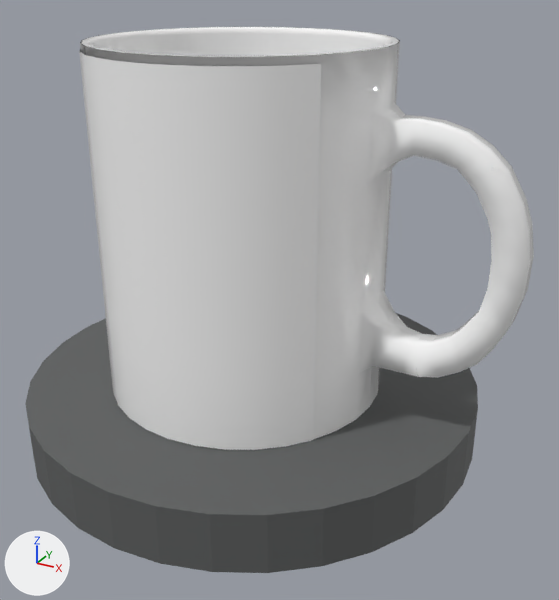
An edit to the glTF model Texturas.glb, drawn before and after from the same camera.
Before and after are seen from a 50 mm camera at (2.69, -2.88, 2.09) aimed at (1.12, -0.02, 0.67). Lighting does not change. The marker at lower left points along +X, +Y and +Z. The older version comes first. Where no turn or scale is listed for an object, it has been applied to the vertices.

Objects in the first picture: 'Cilindro', 'Cilindro.001'.
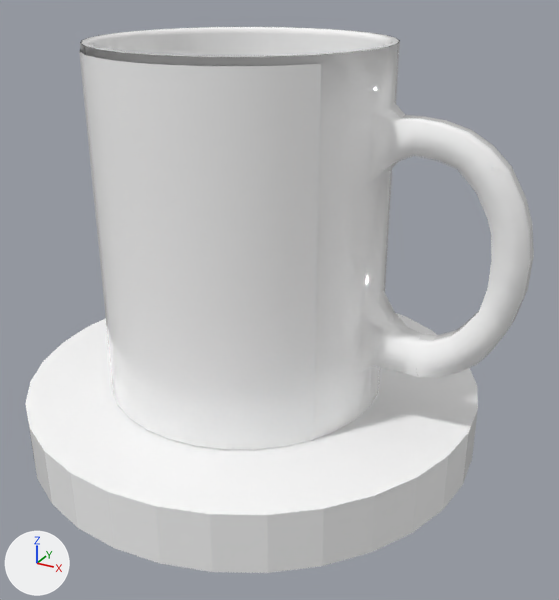
Location of each change, (x1, y1, x2, y2) in pixels of the pictures (559 x 600 px):
'Cilindro', recoloured (dark grey to white): (25, 313, 478, 573) in both

The change, as a diff of the scene's bpy script:
```diff
--- a/Texturas.glb.py
+++ b/Texturas.glb.py
@@ mat_cor_base @@
 mat_cor_base = principled_material('Cor_Base.')
-mat_cor_base.base_color = (0.108, 0.113, 0.113)  # dark grey #5c5e5e
+mat_cor_base.base_color = (1.0, 1.0, 1.0)  # white #ffffff
 mat_cor_base.roughness = 0.732
```
